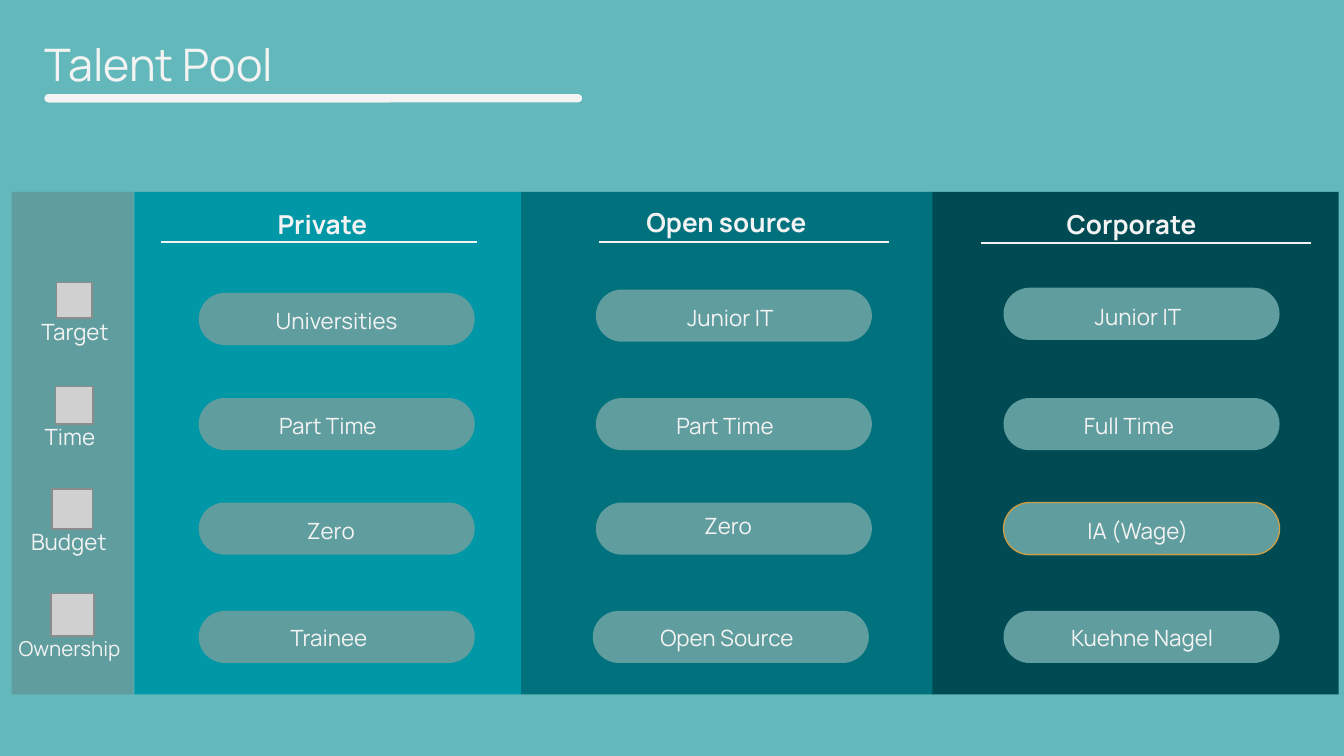
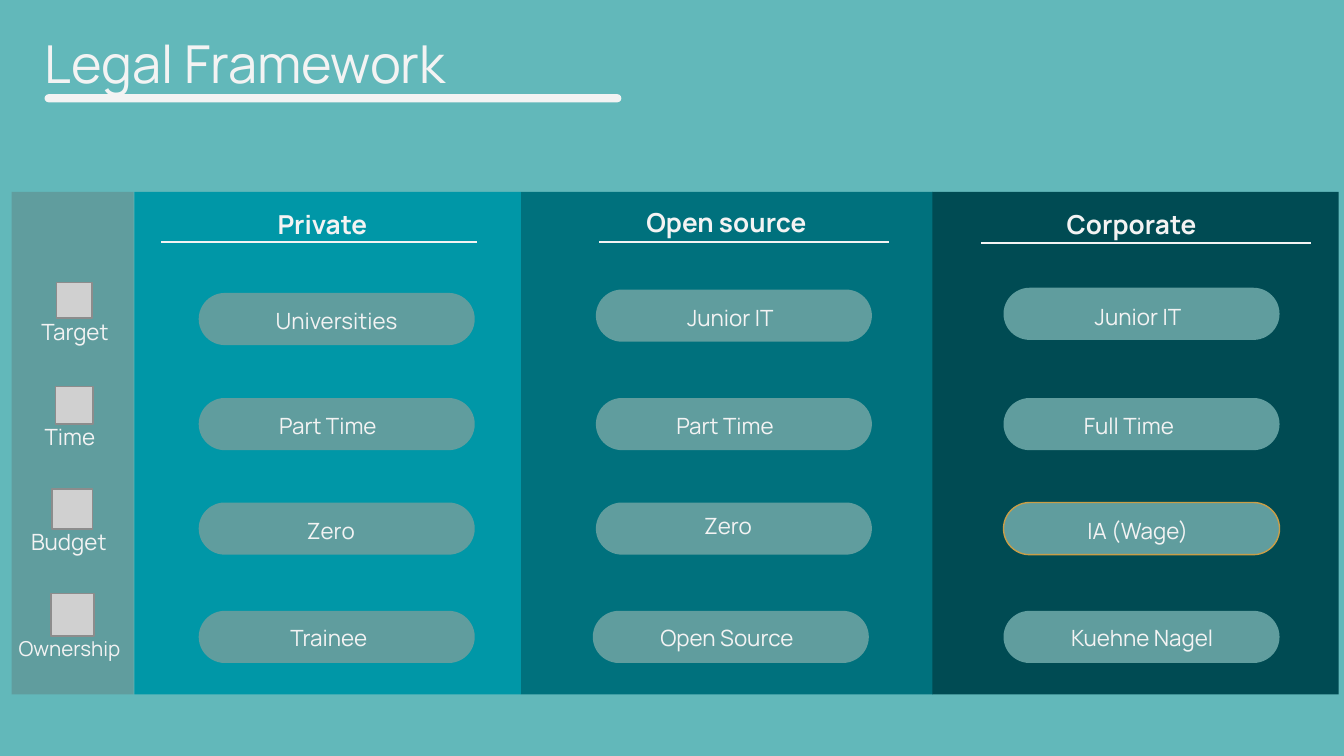
Before and after one commit to stefanofiorenza/KNITS, a slide deck: slide 22 of Presentations/KNITS/Programs/Internships/KNITS-TalentPool-1.0.0.pptx (slide 24 before the commit). Drawn at 1344x756 pixels with LibreOffice and Linux fonts; fonts in the diff are those of the drawing; grey boxes stand for pictures; background and template pictures are left out. Boxes give left, top, right and bottom in pixels: in the first picture for what was removed or moved away, otherwise in the second. Text is boxed around its words. In the diff, an @@ line names an element or a change of style, - is before the commit and + after.

```diff
--- a/Presentations/KNITS/Programs/Internships/KNITS-TalentPool-1.0.0.pptx
+++ b/Presentations/KNITS/Programs/Internships/KNITS-TalentPool-1.0.0.pptx
@@ title removed at [45,48,273,82] @@
-Talent Pool
@@ title added at [45,44,445,97], 28 pt, text #F3F3F3 @@
+Legal Framework
@@ rounded rectangle: place and size @@
-rounded rectangle at [46,95,582,102]
+rounded rectangle at [46,95,621,102]
@@ rounded rectangle removed at [46,95,394,102] @@
```
Also in this commit, not shown: 19 other slides changed, 2 slides removed.
